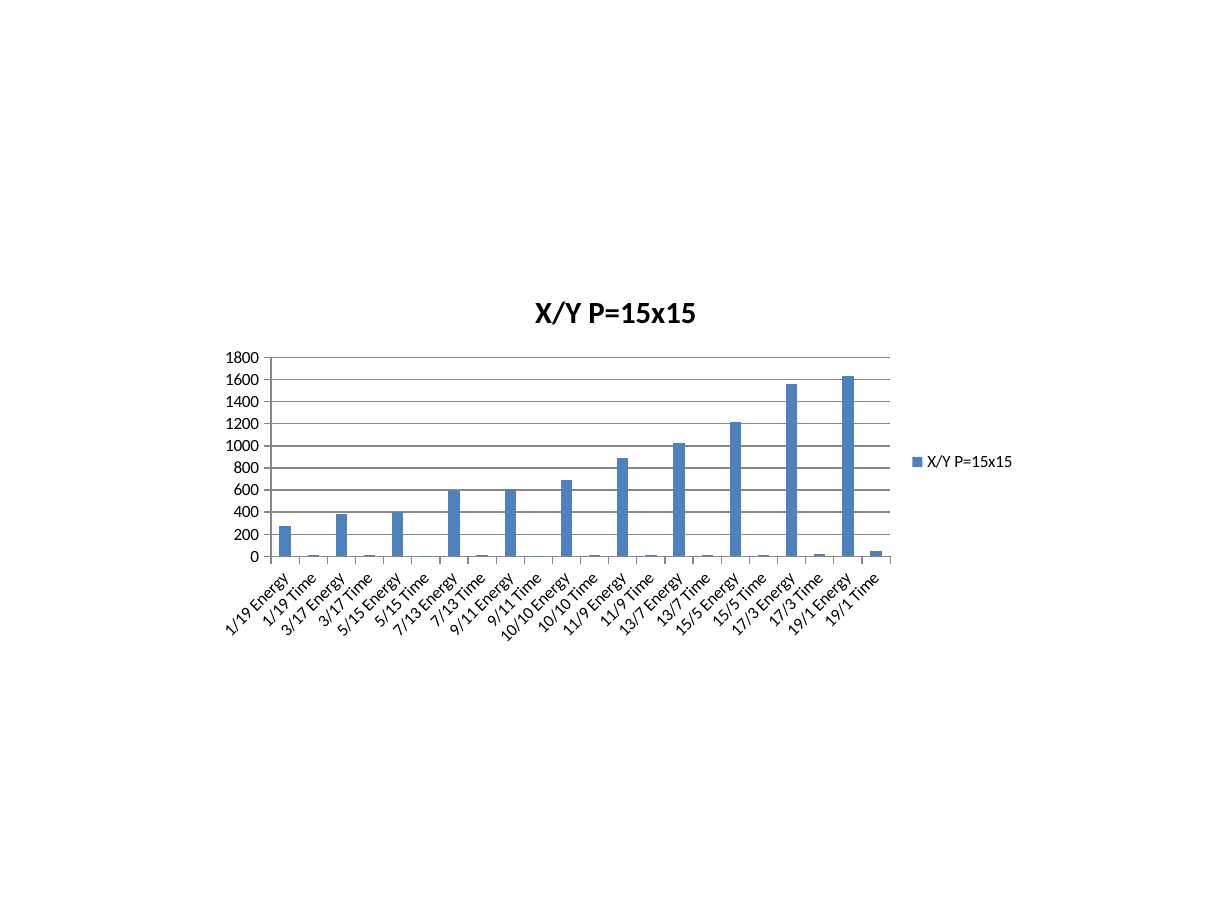
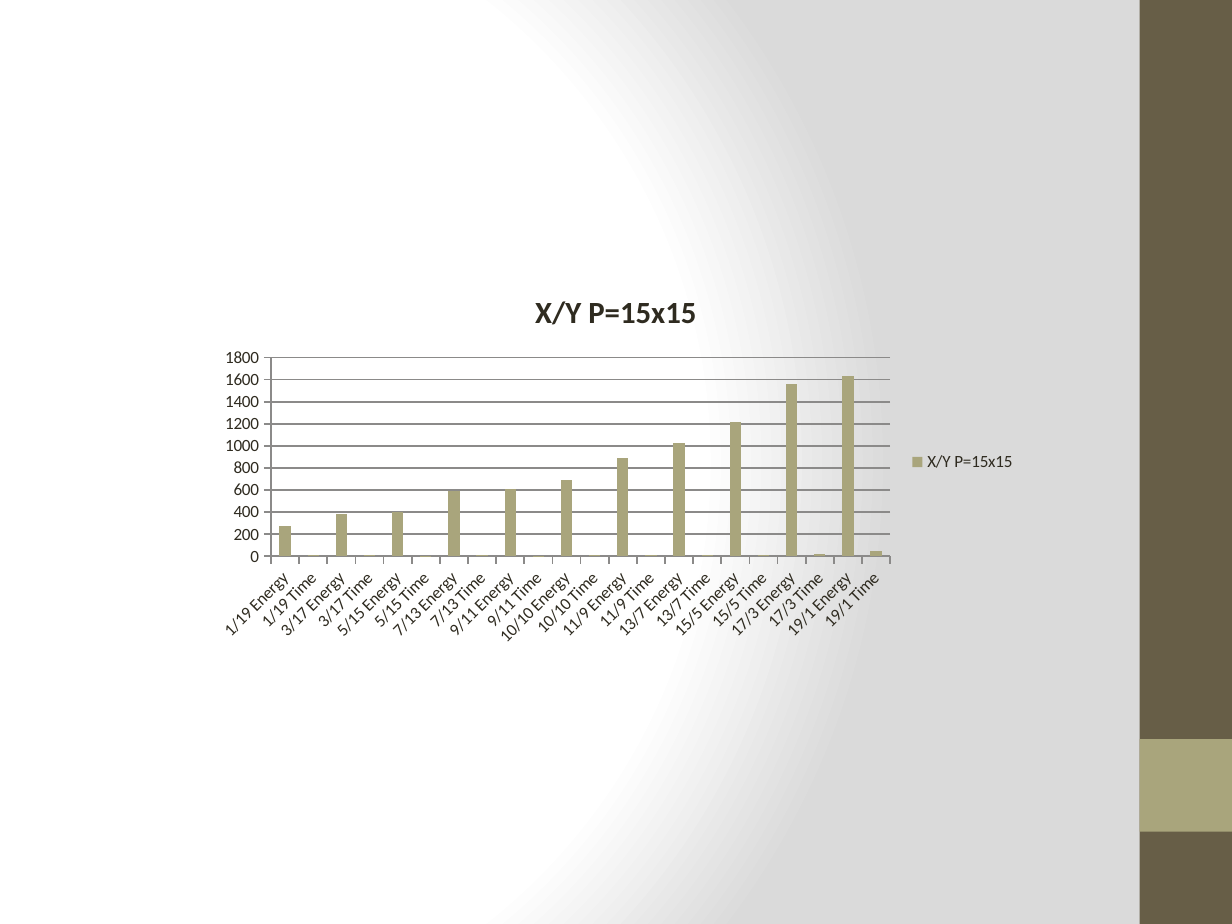
Before and after one commit to isurup/kalle-martin-group, a slide deck: slide 10 of AM24/report and docs/AM24 - presentation.pptx. Drawn at 1232x924 pixels with LibreOffice and Linux fonts; fonts in the diff are those of the drawing. Boxes give left, top, right and bottom in pixels: in the first picture for what was removed or moved away, otherwise in the second. Text is boxed around its words. In the diff, an @@ line names an element or a change of style, - is before the commit and + after.

```diff
--- a/AM24/report and docs/AM24 - presentation.pptx
+++ b/AM24/report and docs/AM24 - presentation.pptx
@@ background #FFFFFF to gradient #FFFFFF to #DADADA @@
@@ rectangle added at <box>1140,0,1232,924</box>, fill #675E47 @@
@@ column chart at <box>203,270,1027,653</box> @@
@@ colour of X/Y P=15x15 #4F81BD to #A9A57C @@
@@ category axis changed @@
@@ value axis changed @@
@@ bar spacing changed @@
@@ lettering changed @@
@@ rectangle added at <box>1140,739,1232,832</box>, fill #A9A57C @@
```
Also in this commit, not shown: 9 other slides changed.
